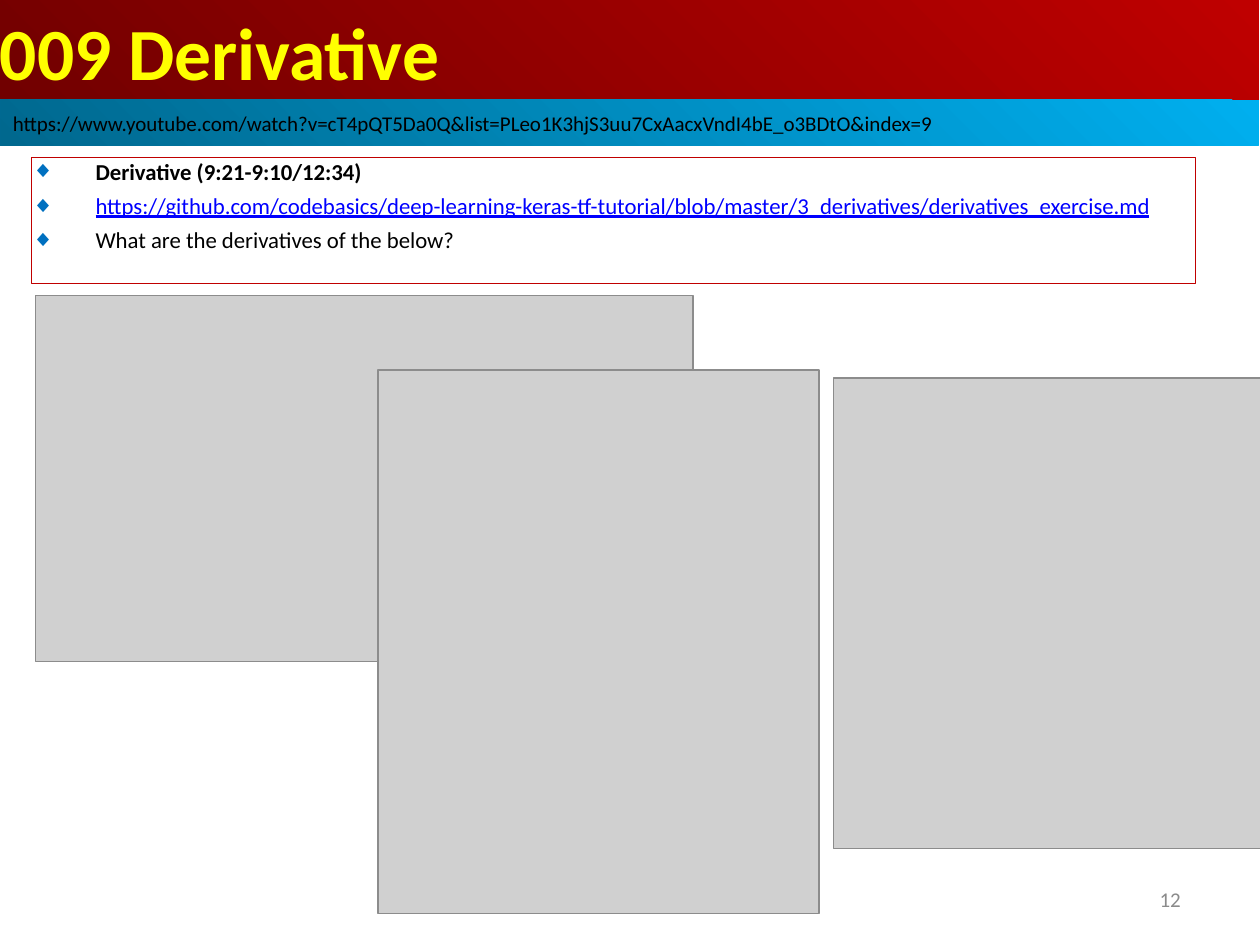
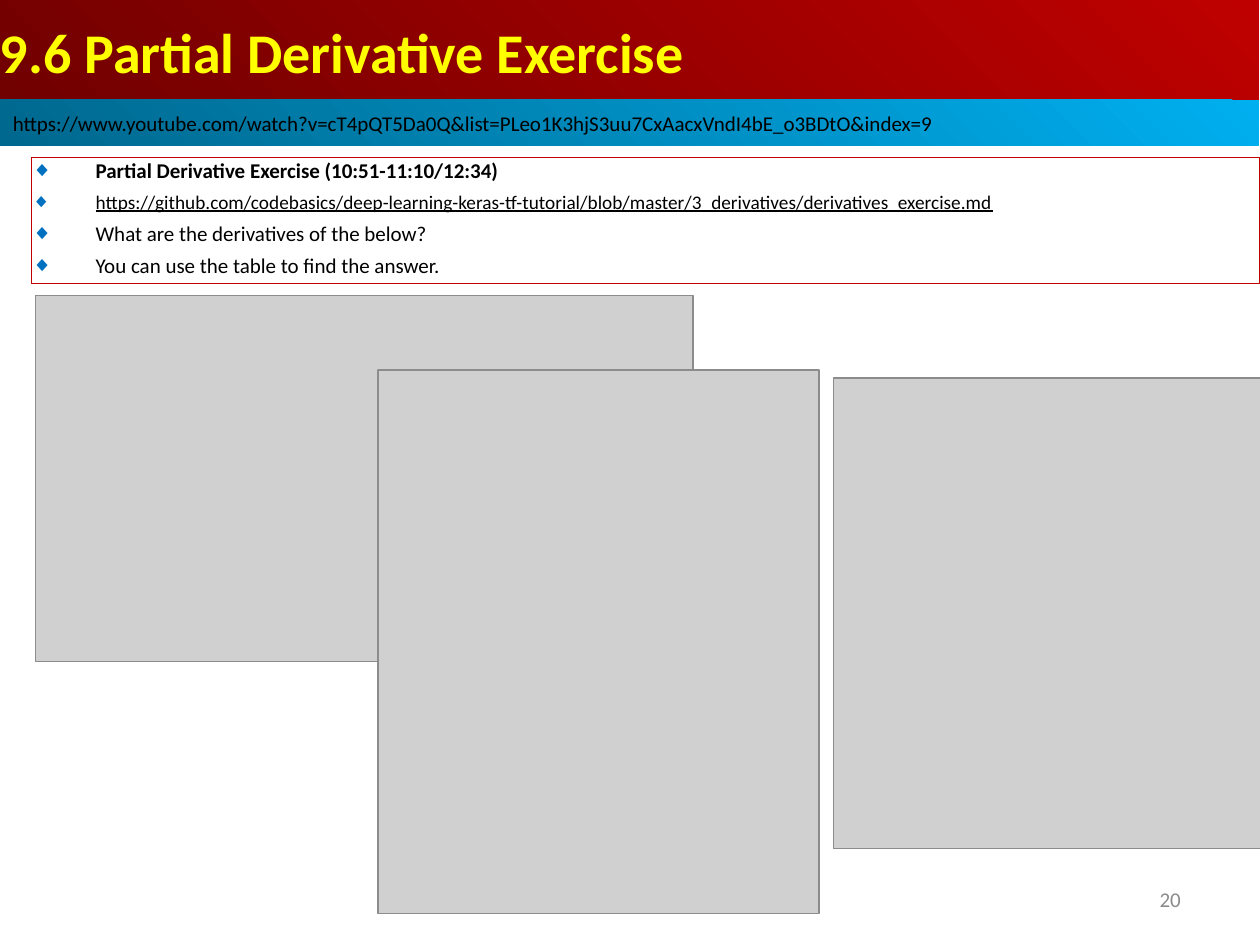
Before and after one commit to peterhchen/AIU_CS512_DL, a slide deck: slide 20 of 000_Lecture_Project/week02/01_Lecture/09_Derivative.ppt (slide 12 before the commit). Drawn at 1260x945 pixels with LibreOffice and Linux fonts; fonts in the diff are those of the drawing; grey boxes stand for pictures. Boxes give left, top, right and bottom in pixels: in the first picture for what was removed or moved away, otherwise in the second. Text is boxed around its words. In the diff, an @@ line names an element or a change of style, - is before the commit and + after.

Commit message:
Derivative
1. What is slope vs. Derivatives?
2. What is the Power rule and Sum rule?
3. Derivative and Partial Derivative
4. WHt Derivative to Deep Learning?
5. Neural Network Model for Insurance Prediction

```diff
--- a/000_Lecture_Project/week02/01_Lecture/09_Derivative.ppt
+++ b/000_Lecture_Project/week02/01_Lecture/09_Derivative.ppt
@@ text in rectangle at [0, 33, 684, 74]: text changed; size 42 to 32 pt @@
-009 Derivative
+9.6 Partial Derivative Exercise
@@ rectangle "Partial Derivative Exercise (10:51-11:10/12:34)": place and size @@
-rectangle "Partial Derivative Exercise (10:51-11:10/12:34)" at [32, 158, 1196, 284]
+rectangle "Partial Derivative Exercise (10:51-11:10/12:34)" at [32, 158, 1260, 284]
@@ text in rectangle at [96, 162, 498, 181]: text changed; size 13 to 12 pt @@
-◆ Derivative (9:21-9:10/12:34)
+◆ Partial Derivative Exercise (10:51-11:10/12:34)
@@ text in rectangle at [96, 195, 992, 241]: size 13 to 11 pt, text colour #0000FF to #000000 in "https://github.com/codebasics/deep-learning-keras-tf-tutoria ..."; size 13 to 12 pt in "What are the derivatives of the below?" @@
@@ text in rectangle at [96, 258, 439, 273]: paragraph added @@
+◆ You can use the table to find the answer.
@@ page number at [1160, 893, 1181, 907]: text changed @@
-12
+20
```
Also in this commit, not shown: 13 other slides changed, 8 slides added.
